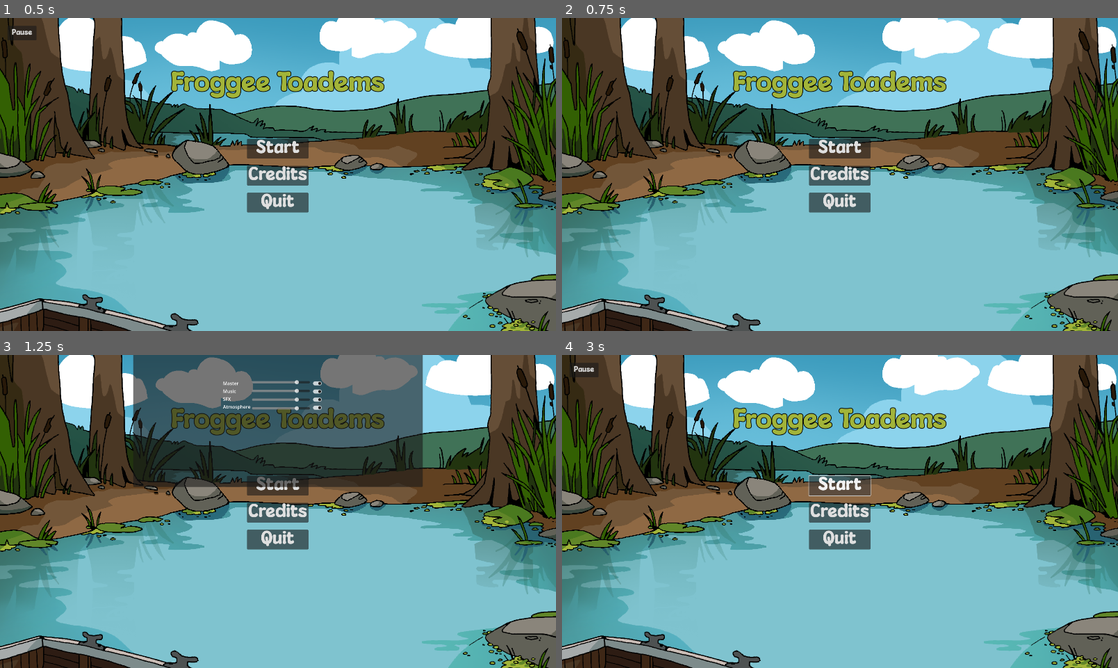
Above: before the commit, frames 1-4 (two rows, left to right).
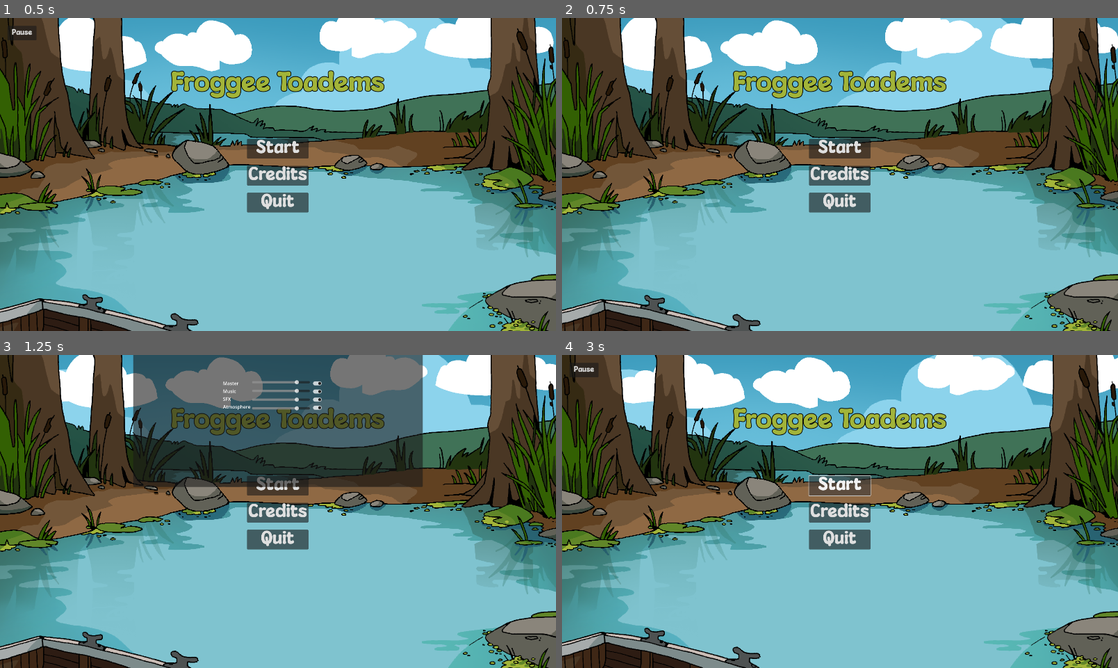
Above: after the commit, the same moments.

Repository: NotTom31/FroggeeToadems
Game: Godot game, scene res://Scenes/Levels/Main.tscn
Same seed, same stepped clock (60 frames per second), same inputs: the game is played once before the commit and once after it.
Inputs (mouse positions are in pixels of both pictures, inside the frame that each line leads up to):
- Up to frame 1 (0.5 s): no input
- Up to frame 2 (0.75 s): click "Pause" at 0.5 s
- Up to frame 3 (1.25 s): no input
- Up to frame 4 (3 s): click (840, 486) at 1.25 s, where only the run after the commit has a clickable "Start"; click "Pause" at 2 s; click (840, 486) at 2.75 s, where only the run after the commit has a clickable "Start"

Frame 1 is identical in both runs. In frame 2, 1.2% of the frame differs, in the area x 0-100%, y 0-100%; in frame 3, 2.0%; in frame 4, 6.3%.

Commit message:
Next level almost functional

Diff:
--- a/Code/Levels/main.gd
+++ b/Code/Levels/main.gd
@@ -9,15 +9,16 @@
 
 var level_num : int
 var frog_spawner : FrogSpawner
+var current_game
 
 func open_gameplay(level : int):
 	level_num = level
-	var game = game_level.instantiate()
+	current_game = game_level.instantiate()
 	var game_root = $"."
-	game_root.add_child(game)
-	frog_spawner = game.get_node("FrogSpawner")
+	game_root.add_child(current_game)
+	frog_spawner = current_game.get_node("FrogSpawner")
 	shopkeep_visible(true)
-	game.open_lvl(level)
+	current_game.open_lvl(level)
 
 func open_level_select():
 	var game = level_select.instantiate()
@@ -37,8 +38,8 @@
 func shopkeep_visible(is_visible : bool):
 	background.shopkeep_visible(is_visible)
 
-#func shopkeep_talk(is_talk : bool):
-#	game_level.
 
-func sell_frogs(froglist : String):
-	pass
+func open_next_level():
+	if current_game:
+		current_game.queue_free()  # Remove the current level
+	open_gameplay(level_num + 1)  # Increment level and open the next one
--- a/Code/Managers/LevelManager.gd
+++ b/Code/Managers/LevelManager.gd
@@ -12,10 +12,11 @@
 @export var frog_requests_7 : Array[MagicManager.FrogType]
 @export var frog_requests_8 : Array[MagicManager.FrogType]
 
-@onready var win_screen = preload("res://Scenes/win_screen.tscn") as PackedScene
+#@onready var win_screen = preload("res://Scenes/win_screen.tscn") as PackedScene
 
 func _ready() -> void:
 	check_frog_total()
+	$WinScreen.visible = false
 
 func array_to_dictionary(a : Array[MagicManager.FrogType]) -> Dictionary:
 	var dict = {}
@@ -54,8 +55,7 @@
 	var is_win : bool = false
 	if dictionary_satisfied(array_to_dictionary(frog_requests_1), $FrogSpawner.count_existing_frogs_by_type()):
 		is_win = true
-		var win_inst = win_screen.instantiate()
-		add_child(win_inst)
+		$WinScreen.visible = true
 	return is_win
 
 func check_frog_total():
@@ -70,7 +70,7 @@
 				get_tree().root.get_child(0).sound_manager.change_music_layer(2)
 			8,9:
 				get_tree().root.get_child(0).sound_manager.change_music_layer(3)
-			10,11:
+			10,11,12,13,14:
 				get_tree().root.get_child(0).sound_manager.change_music_layer(4)
 			_:
 				print("too many frogs")
@@ -100,7 +100,7 @@
 	if get_tree().root.get_child(0) is Main:
 		get_tree().root.get_child(0).play_shop_music(true)
 	canvas_shop.animation.play("Transition_In")
-	get_tree().paused = true
+	get_tree().paused = false
 	dialogue.set_requested_frogs(1, requested_frogs)
 
 func open_lvl_3() -> void:
@@ -109,7 +109,7 @@
 	if get_tree().root.get_child(0) is Main:
 		get_tree().root.get_child(0).play_shop_music(true)
 	canvas_shop.animation.play("Transition_In")
-	get_tree().paused = true
+	get_tree().paused = false
 	dialogue.set_requested_frogs(2, requested_frogs)
 
 func open_lvl_4() -> void:
@@ -118,7 +118,7 @@
 	if get_tree().root.get_child(0) is Main:
 		get_tree().root.get_child(0).play_shop_music(true)
 	canvas_shop.animation.play("Transition_In")
-	get_tree().paused = true
+	get_tree().paused = false
 	dialogue.set_requested_frogs(3, requested_frogs)
 
 func open_lvl_5() -> void:
@@ -127,7 +127,7 @@
 	if get_tree().root.get_child(0) is Main:
 		get_tree().root.get_child(0).play_shop_music(true)
 	canvas_shop.animation.play("Transition_In")
-	get_tree().paused = true
+	get_tree().paused = false
 	dialogue.set_requested_frogs(4, requested_frogs)
 
 func open_lvl_6() -> void:
@@ -136,7 +136,7 @@
 	if get_tree().root.get_child(0) is Main:
 		get_tree().root.get_child(0).play_shop_music(true)
 	canvas_shop.animation.play("Transition_In")
-	get_tree().paused = true
+	get_tree().paused = false
 	dialogue.set_requested_frogs(5, requested_frogs)
 
 func open_lvl_7() -> void:
@@ -145,7 +145,7 @@
 	if get_tree().root.get_child(0) is Main:
 		get_tree().root.get_child(0).play_shop_music(true)
 	canvas_shop.animation.play("Transition_In")
-	get_tree().paused = true
+	get_tree().paused = false
 	dialogue.set_requested_frogs(6, requested_frogs)
 
 func open_lvl_8() -> void:
@@ -154,7 +154,7 @@
 	if get_tree().root.get_child(0) is Main:
 		get_tree().root.get_child(0).play_shop_music(true)
 	canvas_shop.animation.play("Transition_In")
-	get_tree().paused = true
+	get_tree().paused = false
 	dialogue.set_requested_frogs(7, requested_frogs)
 
 func add_frog_slot(slot : FrogSlot) -> void:
--- a/Scenes/Levels/Test/Main-Scene-Tom.tscn
+++ b/Scenes/Levels/Test/Main-Scene-Tom.tscn
@@ -11,6 +11,7 @@
 [ext_resource type="PackedScene" uid="uid://c4oeq4iblkrbg" path="res://Scenes/Frogs/frog_spawner.tscn" id="6_p8e6y"]
 [ext_resource type="PackedScene" uid="uid://caup4tky6b8g7" path="res://Scenes/spell_ui.tscn" id="9_7b8ed"]
 [ext_resource type="PackedScene" uid="uid://k6woq80dxgja" path="res://Scenes/Environment/Boundary.tscn" id="9_n32p2"]
+[ext_resource type="PackedScene" uid="uid://dp8aoq4pw7x08" path="res://Scenes/win_screen.tscn" id="12_vsh5q"]
 
 [node name="LevelManager" type="Node2D" node_paths=PackedStringArray("frog_slots", "dialogue", "canvas_shop")]
 z_index = 2
@@ -80,6 +81,9 @@
 [node name="SpellUi" parent="." node_paths=PackedStringArray("magic") instance=ExtResource("9_7b8ed")]
 magic = NodePath("../MagicManager")
 
+[node name="WinScreen" parent="." node_paths=PackedStringArray("level_manager") instance=ExtResource("12_vsh5q")]
+level_manager = NodePath("..")
+
 [connection signal="Summon" from="MagicManager" to="." method="_on_magic_manager_summon"]
 [connection signal="pressed" from="Wand/Button" to="." method="_on_wand_button_pressed"]
 [connection signal="spawned_frog" from="FrogSpawner" to="." method="_on_frog_spawner_spawned_frog"]
--- a/Scenes/Shop_Merchant_Placeholder/canvas_shop.gd
+++ b/Scenes/Shop_Merchant_Placeholder/canvas_shop.gd
@@ -22,7 +22,7 @@
 		get_tree().root.get_child(0).play_shop_music(true)
 	animation.play("Transition_In")
 	$Open_Button.visible = false
-	get_tree().paused = true
+	#get_tree().paused = true
 
 func _on_animation_finished(anim_name: String) -> void:
 	if anim_name == "Transition_Out":
--- a/Scenes/UI/shop_screen.gd
+++ b/Scenes/UI/shop_screen.gd
@@ -217,4 +217,3 @@
 		is_win = get_tree().root.get_child(0).get_node("LevelManager").check_for_win(level_num)
 	if is_win:
 		self.visible = false
-		get_tree().paused
--- a/Scenes/win_screen.gd
+++ b/Scenes/win_screen.gd
@@ -1,5 +1,6 @@
 extends CanvasLayer
 
+@export var level_manager : LevelManager
 
 # Called when the node enters the scene tree for the first time.
 func _ready() -> void:
@@ -12,9 +13,13 @@
 
 
 func _on_next_button_pressed() -> void:
-	pass # Replace with function body.
+	#get_tree().paused = false
+	print(level_manager.get_parent())
+	level_manager.get_parent().open_next_level()
+	self.visible = false
 
 
 
 func _on_menu_button_pressed() -> void:
-	pass
+	get_tree().paused = false
+	print("yop")
--- a/Scenes/win_screen.tscn
+++ b/Scenes/win_screen.tscn
@@ -5,6 +5,7 @@
 [ext_resource type="PackedScene" uid="uid://baeaj55y6xd38" path="res://Scenes/UI/BlankButton.tscn" id="2_g16bh"]
 
 [node name="WinScreen" type="CanvasLayer"]
+layer = 7
 script = ExtResource("1_gg0ns")
 
 [node name="Label" type="Label" parent="."]
Not shown: 1 places in Scenes/Levels/Test/Main-Scene-Tom.tscn that only renumber resources
Not shown, added: Scenes/Levels/MaiA8A9.tmp
Not shown, added: Scenes/Levels/MaiBB64.tmp
Not shown, added: Scenes/Levels/MaiDD2.tmp
